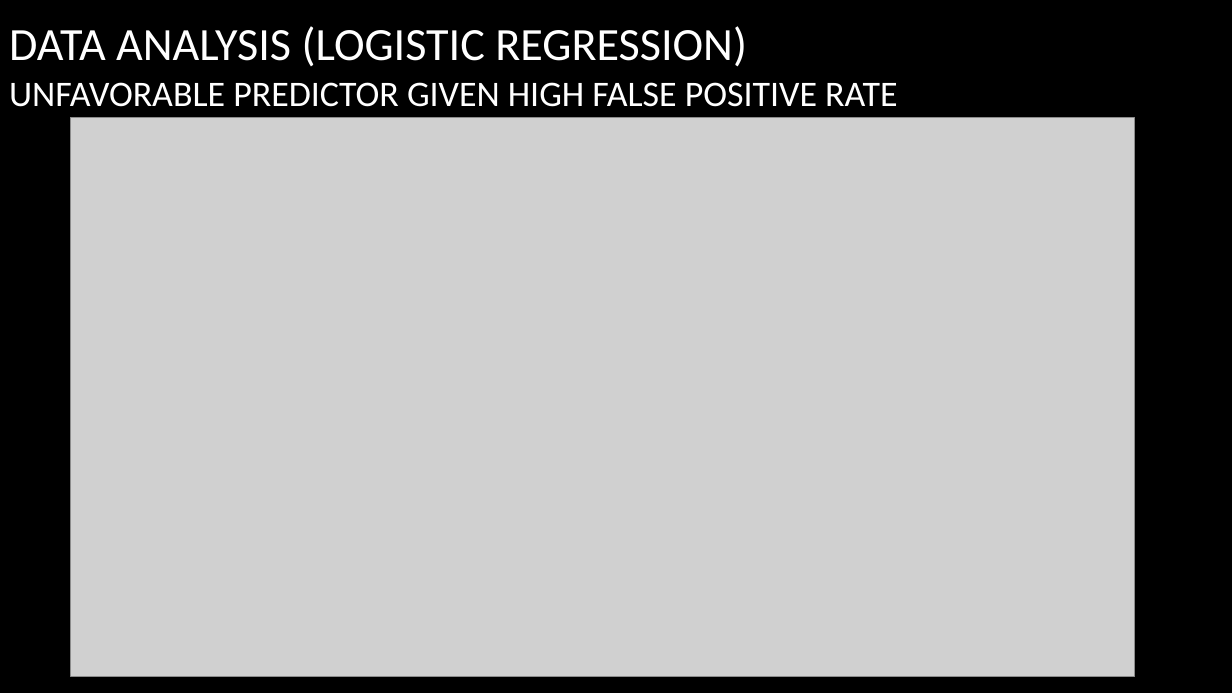
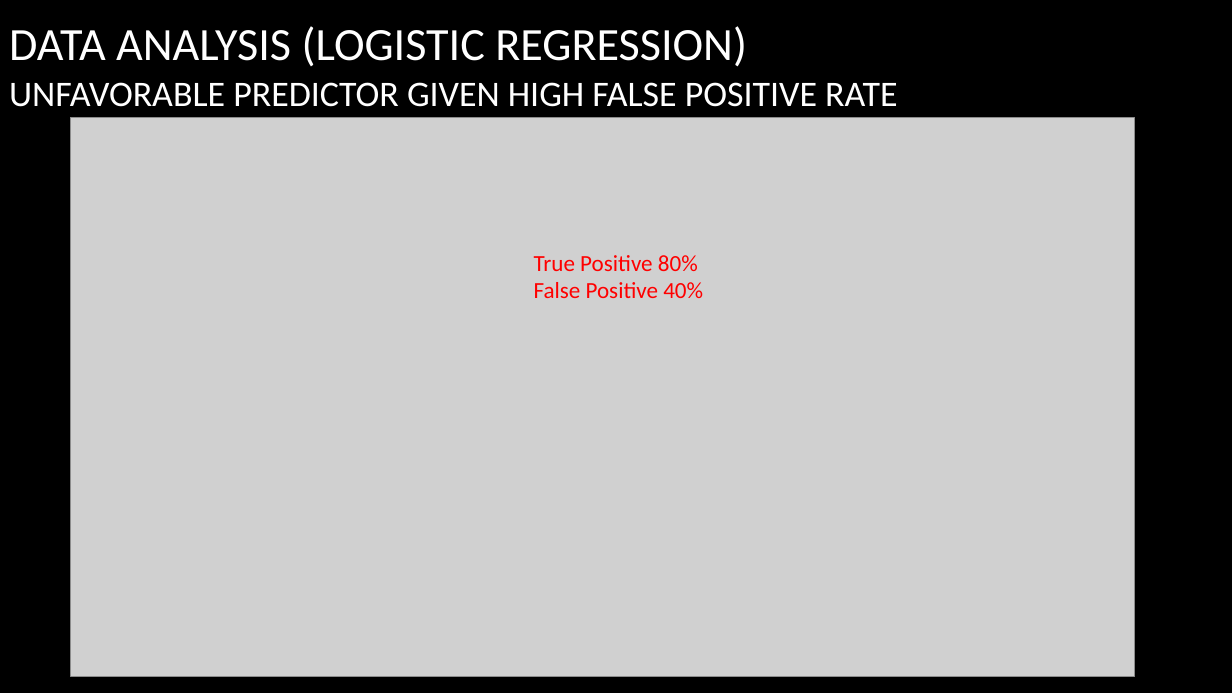
Before and after one commit to wayneheller/GA-Student-Project, a slide deck: slide 7 of presentations/Predicting solar storms_FINAL.pptx. Drawn at 1232x693 pixels with LibreOffice and Linux fonts; fonts in the diff are those of the drawing; grey boxes stand for pictures; background and template pictures are left out. Boxes give left, top, right and bottom in pixels: in the first picture for what was removed or moved away, otherwise in the second. Text is boxed around its words. In the diff, an @@ line names an element or a change of style, - is before the commit and + after.

```diff
--- a/presentations/Predicting solar storms_FINAL.pptx
+++ b/presentations/Predicting solar storms_FINAL.pptx
@@ text added at box(534, 255, 703, 298), 18 pt, text #FF0000 @@
+True Positive 80%
+False Positive 40%
```
Also in this commit, not shown: 4 other slides changed, 3 slides added, 10 other files.
